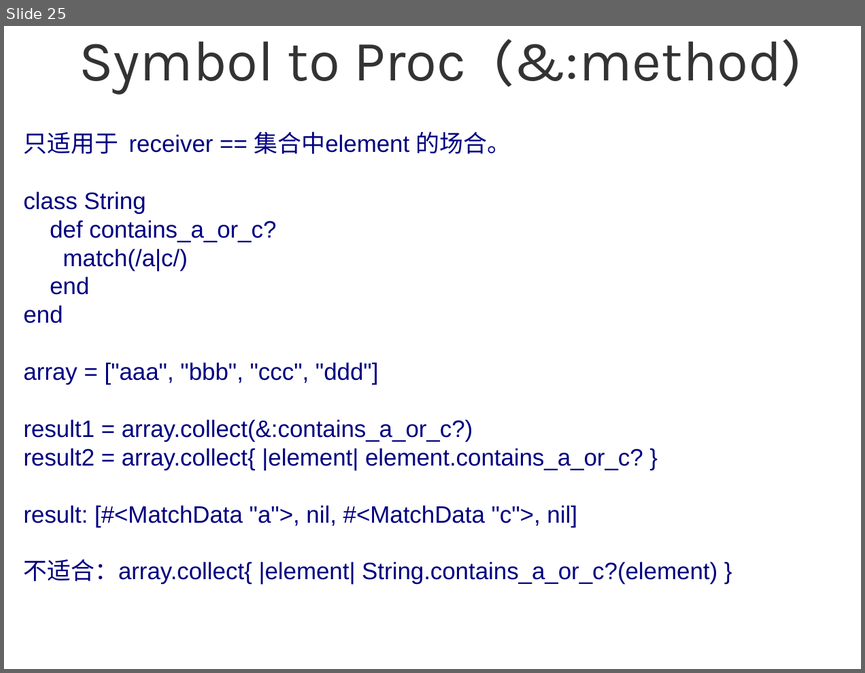
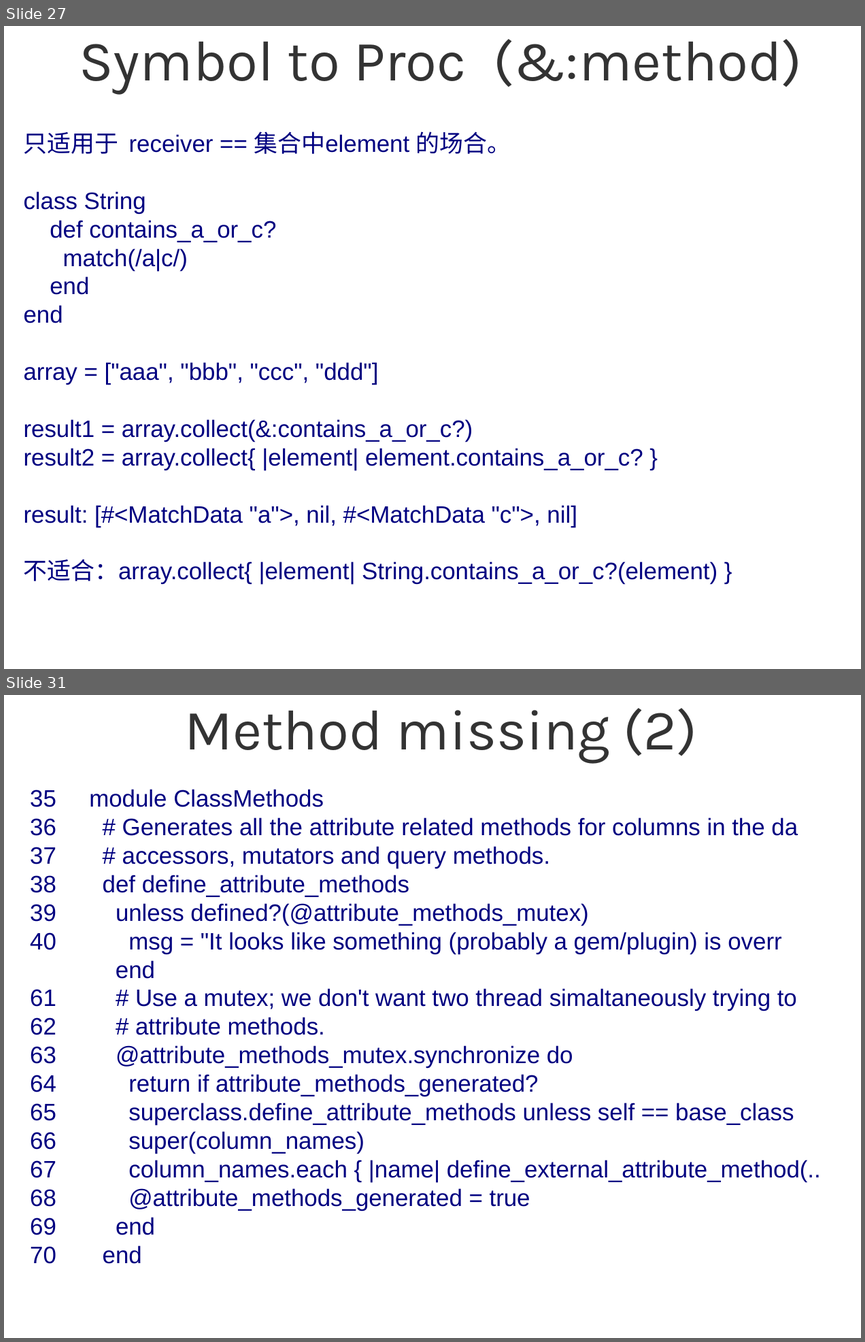
Before and after one commit to sg552/meta_ruby, a slide deck: meta_programming_ruby.odp. Shown one above the other, each under a label of ours: slide 25 before the commit, slides 27 and 31 after it; the slides between them are not shown. The pictures are 865x673 and 865x1342 pixels, drawn with LibreOffice and Linux fonts; fonts in the diff are those of the drawing; background and template pictures are left out. Boxes give left, top, right and bottom in pixels: in the first picture for what was removed or moved away, otherwise in the second. Text is boxed around its words. In the diff, an @@ line names an element or a change of style, - is before the commit and + after.

```diff
--- a/meta_programming_ruby.odp
+++ b/meta_programming_ruby.odp
@@ slide 31 added at (4, 695, 861, 1338), background #FFFFFF @@
@@ title added at (184, 708, 697, 763), 52.8 pt, text #333333 @@
+Method missing (2)
@@ subtitle added at (30, 789, 821, 1263), 22 pt, text #000080 @@
+35 module ClassMethods
+36 # Generates all the attribute related methods for columns in the da
+37 # accessors, mutators and query methods.
+38 def define_attribute_methods
+39 unless defined?(@attribute_methods_mutex)
+40 msg = "It looks like something (probably a gem/plugin) is overr
+end
+61 # Use a mutex; we don't want two thread simaltaneously trying to
+62 # attribute methods.
+63 @attribute_methods_mutex.synchronize do
+64 return if attribute_methods_generated?
+65 superclass.define_attribute_methods unless self == base_class
+66 super(column_names)
+67 column_names.each { |name| define_external_attribute_method(..
+68 @attribute_methods_generated = true
+69 end
+70 end
@@ what was slide 25 is now slide 27 @@
```
Also in this commit, not shown: 9 slides changed, 11 other slides added, 3 slides removed, 2 other files.
